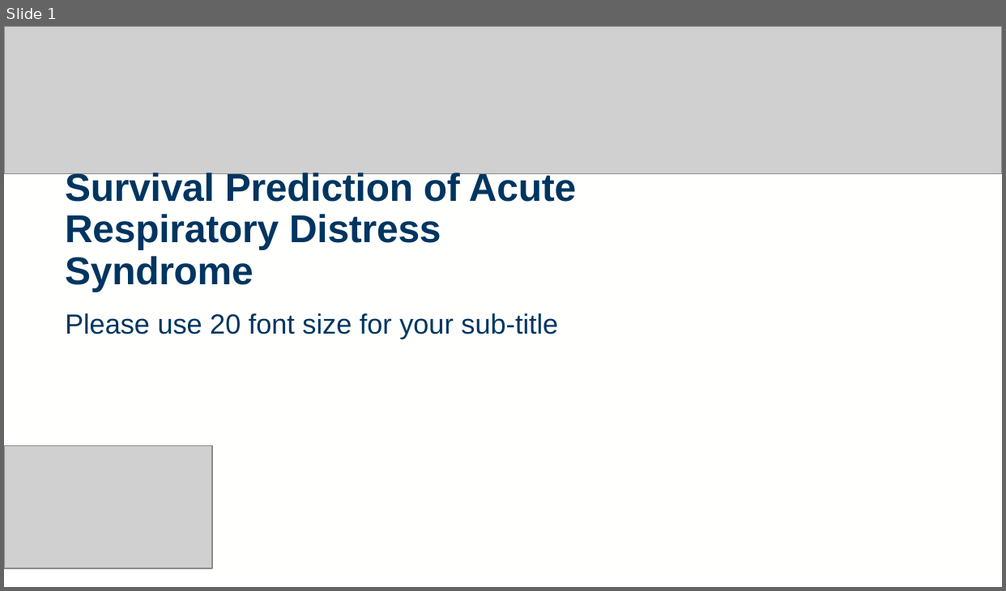
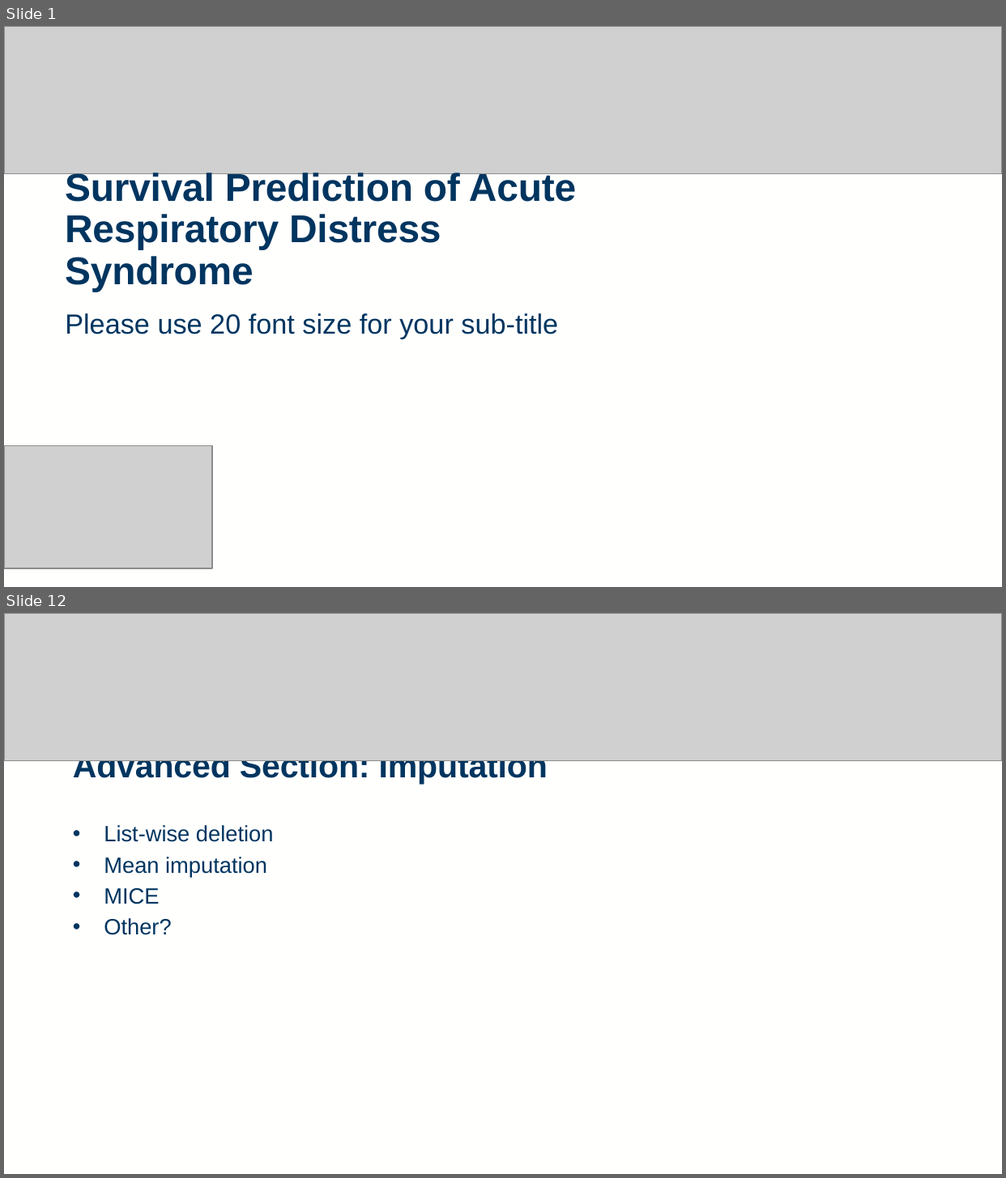
Before and after one commit to rtedwards/ARDS-classification, a slide deck: viva/viva_2416963E.pptx. Shown one above the other, each under a label of ours: slide 1 before the commit, slides 1 and 12 after it; the slides between them are not shown. The pictures are 1006x591 and 1006x1178 pixels, drawn with LibreOffice and Linux fonts; fonts in the diff are those of the drawing; grey boxes stand for pictures; background and template pictures are left out. Boxes give left, top, right and bottom in pixels: in the first picture for what was removed or moved away, otherwise in the second. Text is boxed around its words. In the diff, an @@ line names an element or a change of style, - is before the commit and + after.

```diff
--- a/viva/viva_2416963E.pptx
+++ b/viva/viva_2416963E.pptx
@@ slide 12 added at box(4, 613, 1002, 1174), background #FFFFFE; not listed: 3 template elements that a slide beside it also shows @@
@@ picture added at box(4, 613, 1002, 760) @@
@@ rectangle added at box(66, 745, 472, 1150), fill #FFFFFE at 80% opacity @@
@@ title added at box(73, 760, 548, 785), 24 pt, text #003560, bold @@
+Advanced Section: Imputation
@@ text added at box(104, 825, 274, 935), 16 pt, text #003560 @@
+• List-wise deletion
+• Mean imputation
+• MICE
+• Other?
```
Also in this commit, not shown: 7 slides changed, 6 other slides added, 7 slides removed, 1 other file.
